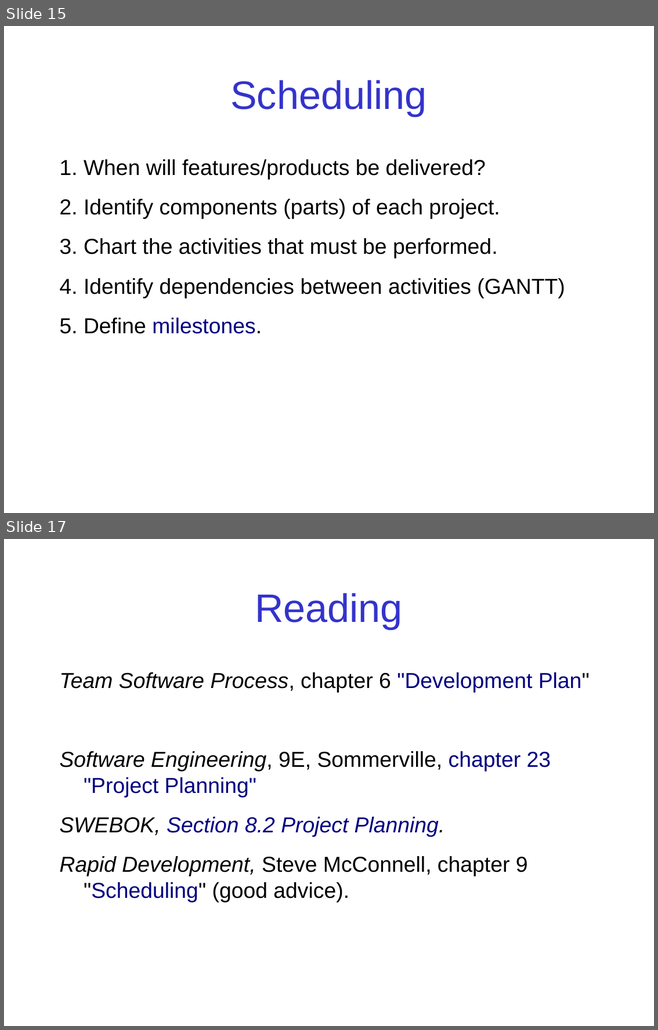
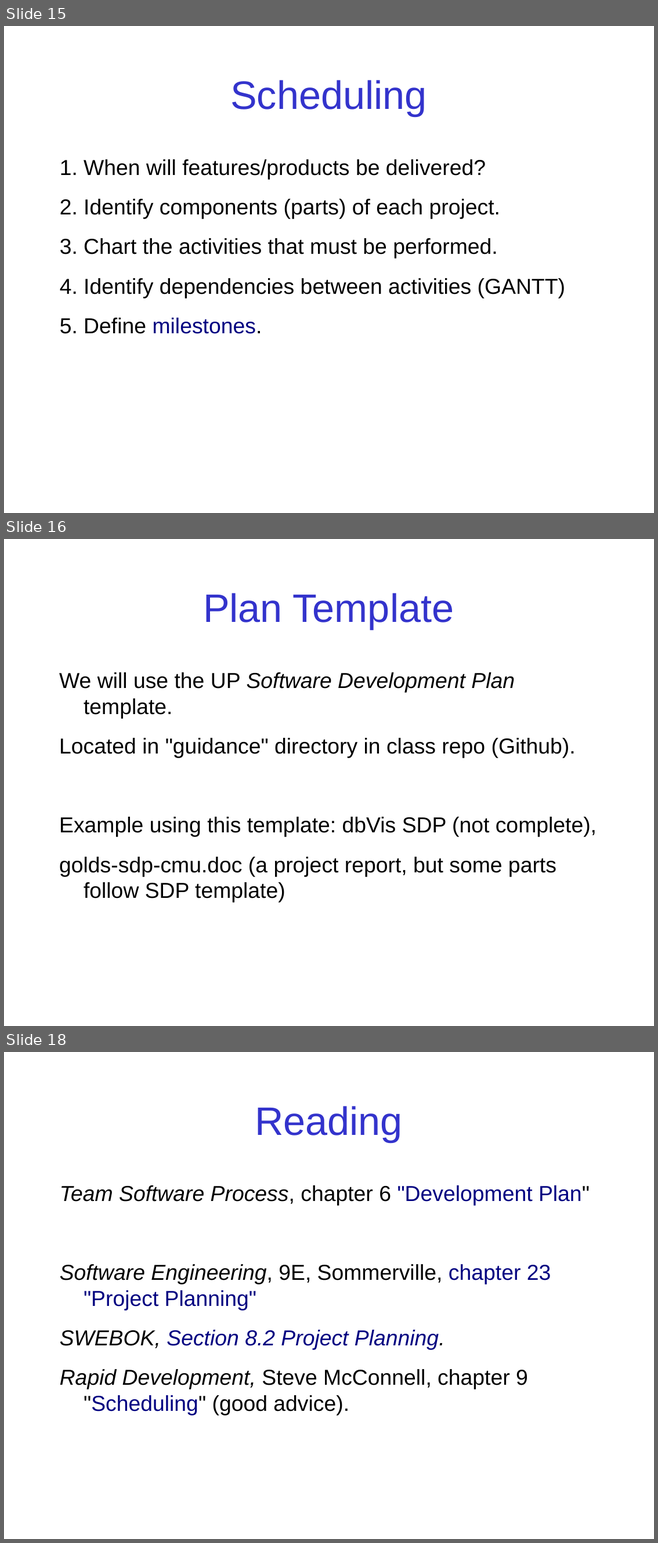
Before and after one commit to jbrucker/SoftwareProcess, a slide deck: week2/2-Planning.ppt. Shown one above the other, each under a label of ours: slides 15 and 17 before the commit, slides 15, 16 and 18 after it; the slides between them are not shown. The pictures are 658x1030 and 658x1543 pixels, drawn with LibreOffice and Linux fonts; fonts in the diff are those of the drawing. Boxes give left, top, right and bottom in pixels: in the first picture for what was removed or moved away, otherwise in the second. Text is boxed around its words. In the diff, an @@ line names an element or a change of style, - is before the commit and + after.

```diff
--- a/week2/2-Planning.ppt
+++ b/week2/2-Planning.ppt
@@ slide 16 added at (x1=4, y1=539, x2=654, y2=1026), background #FFFFFF @@
@@ title added at (x1=203, y1=593, x2=454, y2=629), 44 pt, text #3333CC @@
+Plan Template
@@ text added at (x1=59, y1=672, x2=596, y2=903), 24 pt, text #000000 @@
+We will use the UP Software Development Plan template.
+Located in "guidance" directory in class repo (Github).
+Example using this template: dbVis SDP (not complete),
+golds-sdp-cmu.doc (a project report, but some parts follow SDP template)
@@ what was slide 17 is now slide 18 @@
```
Also in this commit, not shown: 6 slides changed, 3 other files.
